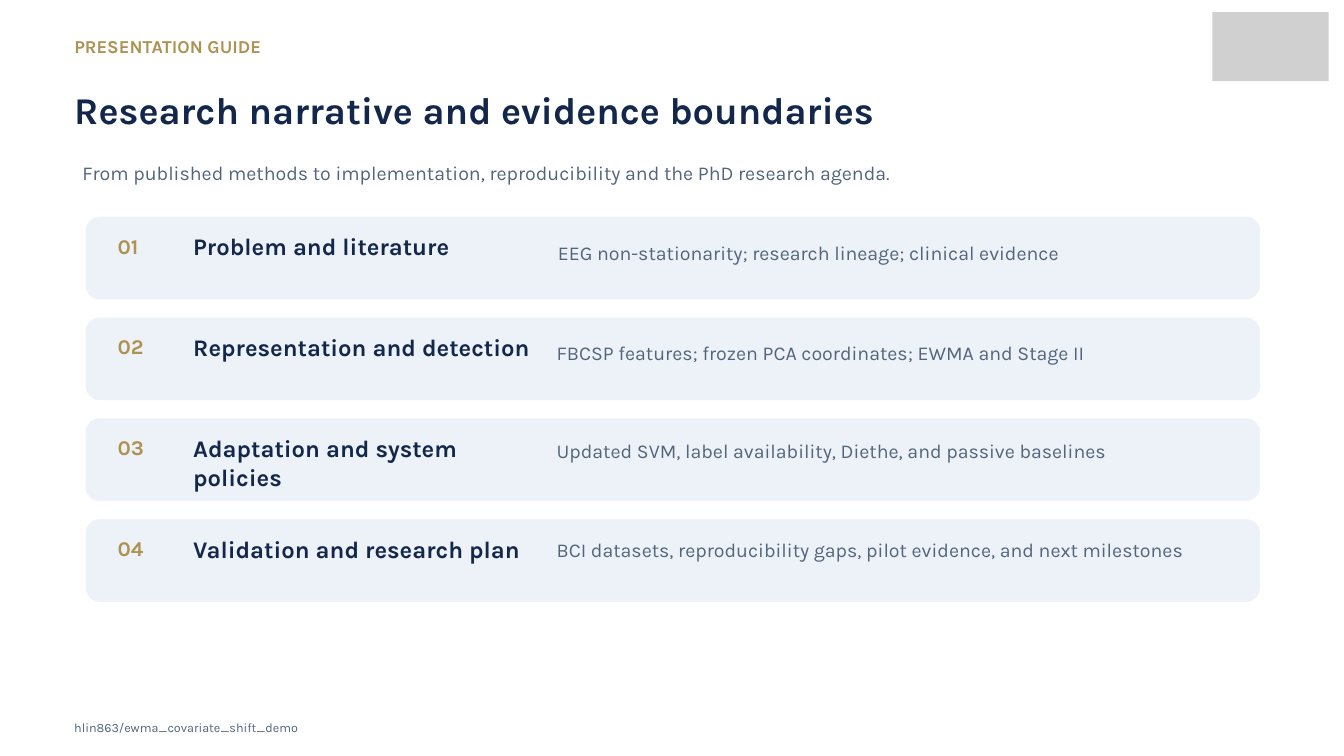
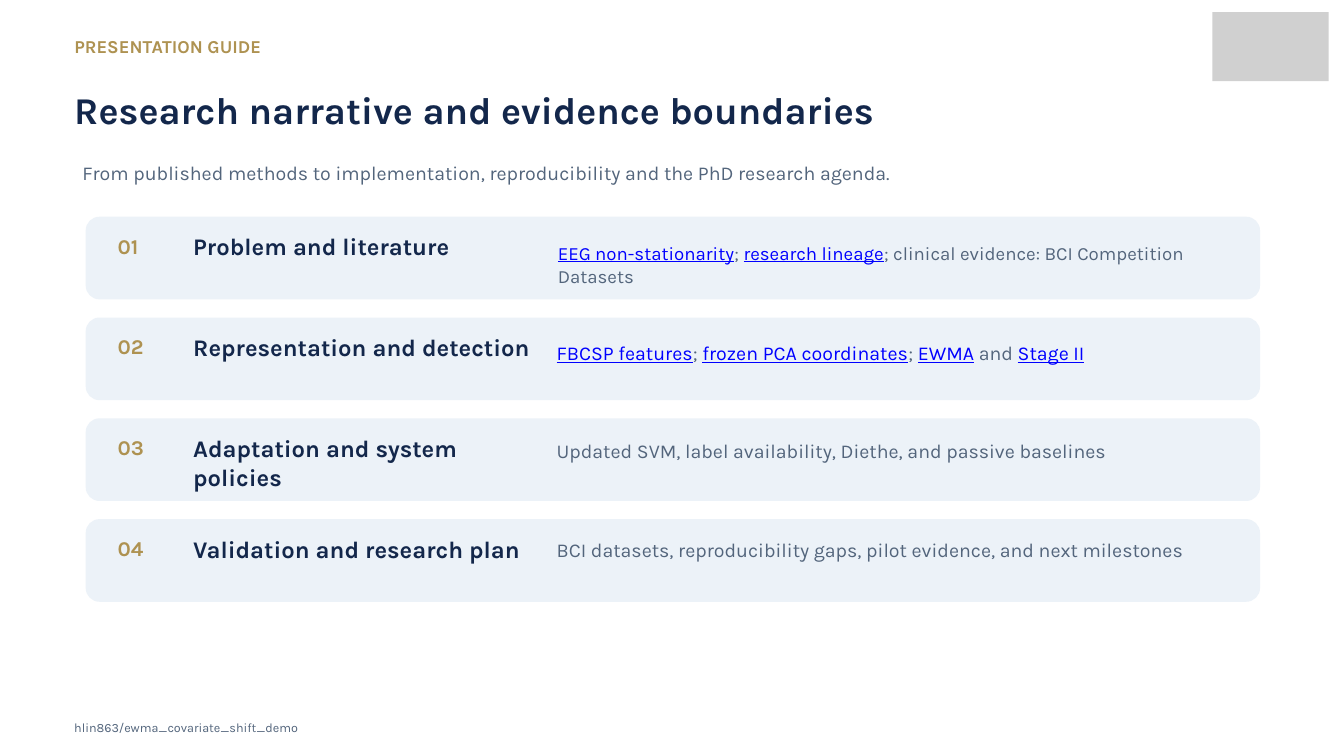
Before and after one commit to hlin863/ewma_covariate_shift_demo, a slide deck: slide 2 of presentations/EWMA_Covariate_Shift_Progress_Review_Haocheng_Lin.pptx. Drawn at 1344x756 pixels with LibreOffice and Linux fonts; fonts in the diff are those of the drawing; grey boxes stand for pictures. Boxes give left, top, right and bottom in pixels: in the first picture for what was removed or moved away, otherwise in the second. Text is boxed around its words. In the diff, an @@ line names an element or a change of style, - is before the commit and + after.

Commit message:
Update progress review presentation
Revise the EWMA covariate shift progress review slides.

```diff
--- a/presentations/EWMA_Covariate_Shift_Progress_Review_Haocheng_Lin.pptx
+++ b/presentations/EWMA_Covariate_Shift_Progress_Review_Haocheng_Lin.pptx
@@ text at box(558, 247, 1183, 265): text changed; size 21 to 20 pt @@
-EEG non-stationarity; research lineage; clinical evidence
+EEG non-stationarity; research lineage; clinical evidence: BCI Competition Datasets
@@ text "FBCSP features; frozen PCA coordinates; ..." at box(557, 346, 1084, 365): text colour #53657C to #0000FF, underline on in "FBCSP features; frozen PCA coordinates; EWMA Stage ..." @@
```
Also in this commit, not shown: 5 other slides changed, 1 slide added, 2 slides removed.
